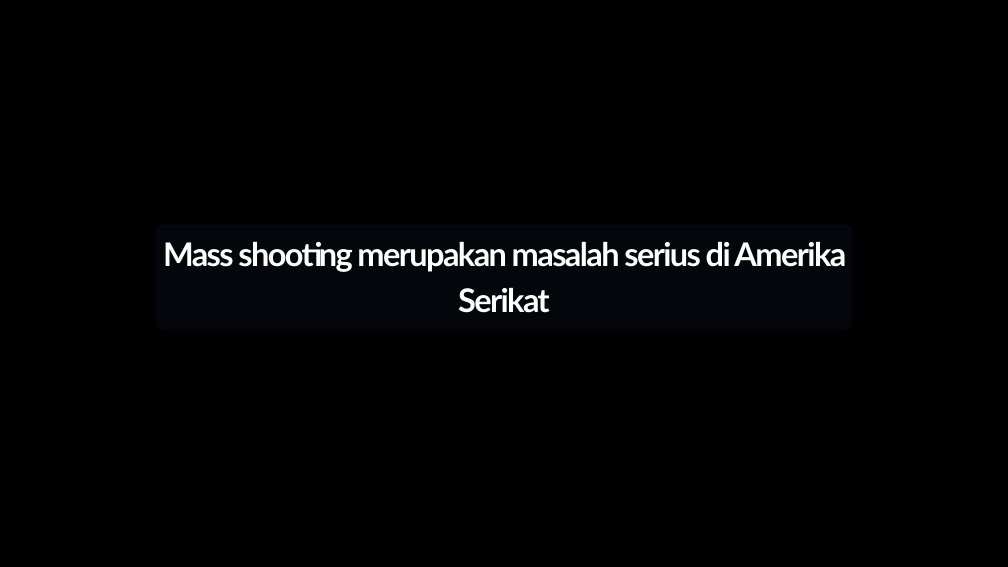
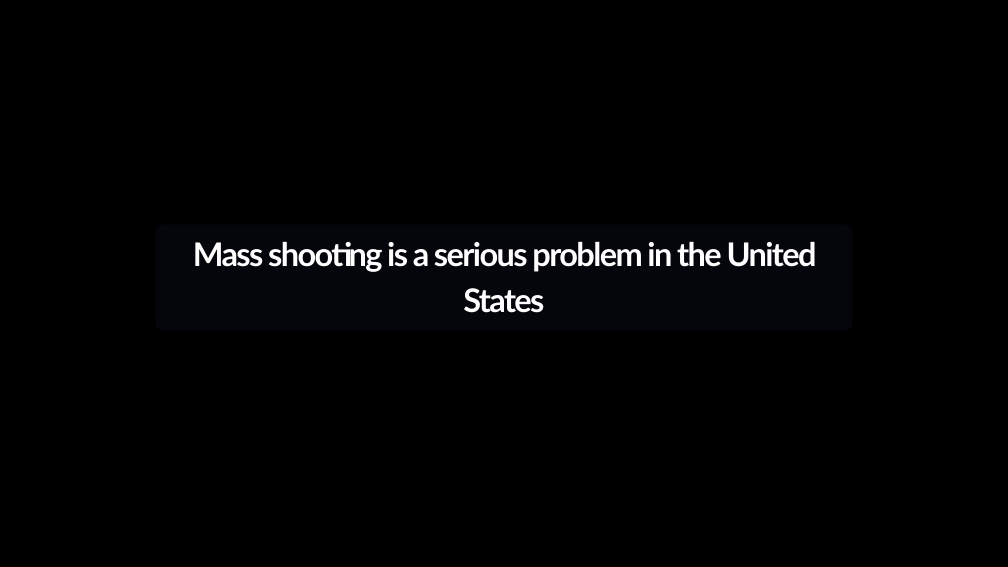
Before and after one commit to dhekmass12/mass-shooting-detector, a slide deck: slide 2 of Mass Shooting Detector.pptx. Drawn at 1008x567 pixels with LibreOffice and Linux fonts; fonts in the diff are those of the drawing; background and template pictures are left out. Boxes give left, top, right and bottom in pixels: in the first picture for what was removed or moved away, otherwise in the second. Text is boxed around its words. In the diff, an @@ line names an element or a change of style, - is before the commit and + after.

```diff
--- a/Mass Shooting Detector.pptx
+++ b/Mass Shooting Detector.pptx
@@ text at (x1=193, y1=241, x2=817, y2=313): text changed @@
-Mass shooting merupakan masalah serius di Amerika Serikat
+Mass shooting is a serious problem in the United States
```
Also in this commit, not shown: 10 other slides changed, 1 slide added, 1 slide removed.
